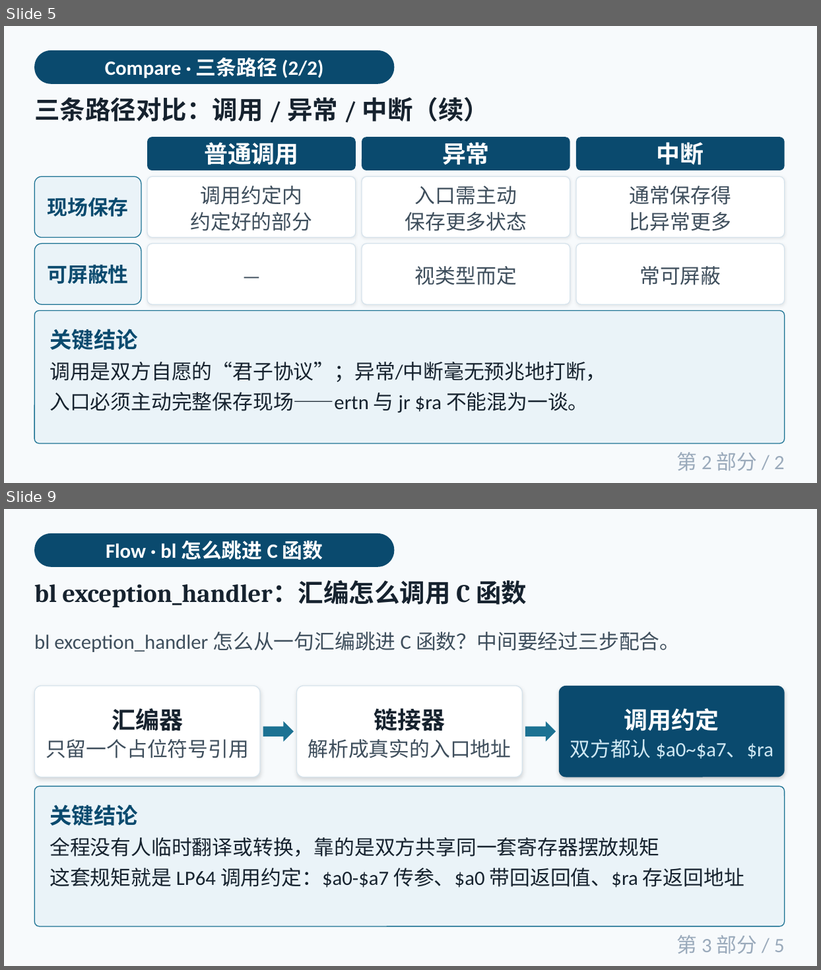
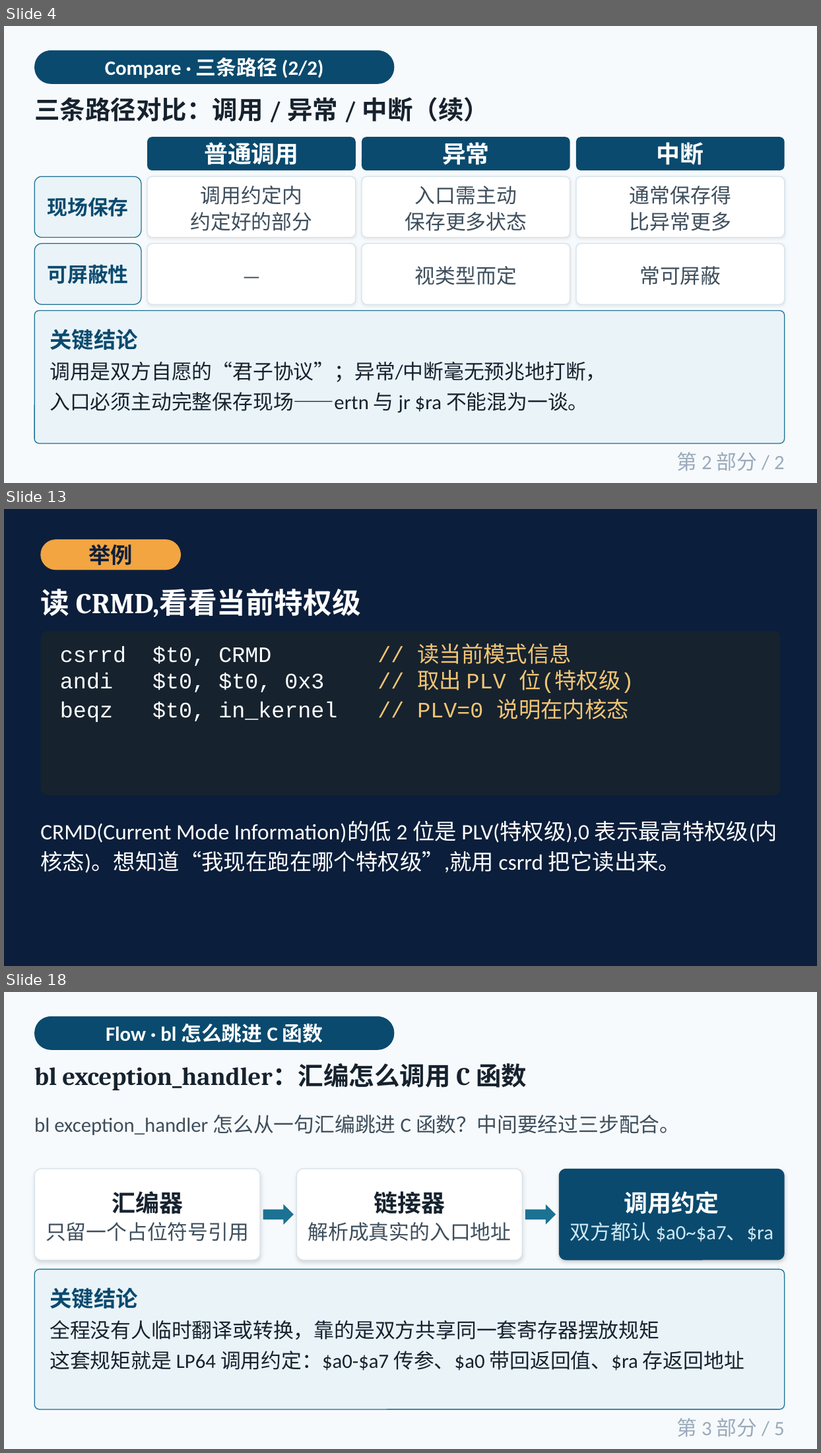
Before and after one commit to cxi218447-byte/miniOS, a slide deck: docs/09/week09_异常与中断_第1-2部分.pptx. Shown one above the other, each under a label of ours: slides 5 and 9 before the commit, slides 4, 13 and 18 after it; the slides between them are not shown. The pictures are 821x970 and 821x1453 pixels, drawn with LibreOffice and Linux fonts; fonts in the diff are those of the drawing. Boxes give left, top, right and bottom in pixels: in the first picture for what was removed or moved away, otherwise in the second. Text is boxed around its words. In the diff, an @@ line names an element or a change of style, - is before the commit and + after.

```diff
--- a/docs/09/week09_异常与中断_第1-2部分.pptx
+++ b/docs/09/week09_异常与中断_第1-2部分.pptx
@@ slide 13 added at <box>4,509,817,966</box>, background #0B1E3B @@
@@ rounded rectangle added at <box>40,539,181,570</box>, fill #F2A541 @@
@@ text added at <box>88,544,133,565</box>, 26 pt, text #0B1E3B, bold @@
+举例
@@ text added at <box>40,589,361,617</box>, 34 pt, text #FFFFFF, bold @@
+读 CRMD,看看当前特权级
@@ rounded rectangle added at <box>40,631,781,795</box>, fill #16222E @@
@@ text added at <box>60,643,634,720</box>, 26 pt, text #FFFFFF @@
+csrrd $t0, CRMD // 读当前模式信息
+andi $t0, $t0, 0x3 // 取出 PLV 位(特权级)
+beqz $t0, in_kernel // PLV=0 说明在内核态
@@ text added at <box>40,821,778,873</box>, 26 pt, text #FFFFFF @@
+CRMD(Current Mode Information)的低 2 位是 PLV(特权级),0 表示最高特权级(内核态)。想知道“我现在跑在哪个特权级”,就用 csrrd 把它读出来。
@@ what was slide 5 is now slide 4 @@
@@ what was slide 9 is now slide 18 @@
```
Also in this commit, not shown: 4 slides changed, 40 other slides added, 8 slides removed, 6 other files.
